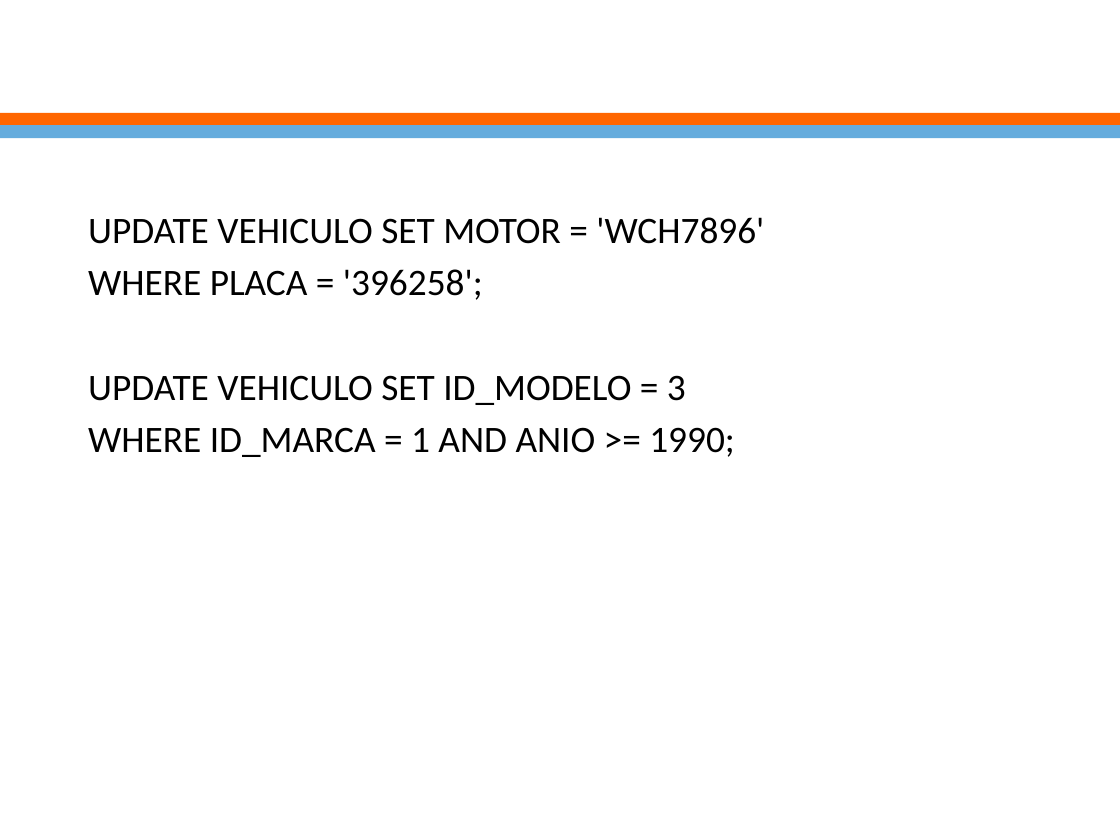
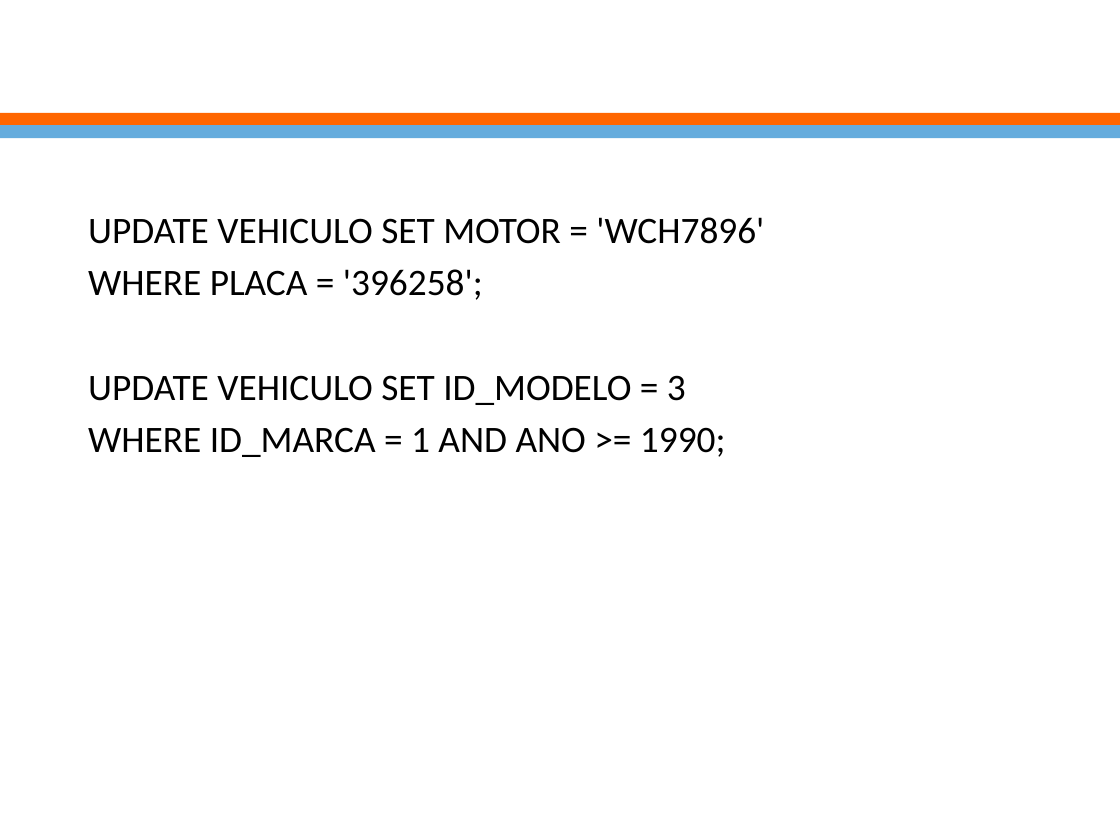
Before and after one commit to ejimenezdelgado/funda_db_martes_1_2017, a slide deck: slide 37 of Semana 8/clase8.pptx. Drawn at 1120x840 pixels with LibreOffice and Linux fonts; fonts in the diff are those of the drawing; background and template pictures are left out. Boxes give left, top, right and bottom in pixels: in the first picture for what was removed or moved away, otherwise in the second. Text is boxed around its words. In the diff, an @@ line names an element or a change of style, - is before the commit and + after.

```diff
--- a/Semana 8/clase8.pptx
+++ b/Semana 8/clase8.pptx
@@ text at (88,427,726,457): text changed @@
-WHERE ID_MARCA = 1 AND ANIO >= 1990;
+WHERE ID_MARCA = 1 AND ANO >= 1990;
```
Also in this commit, not shown: 6 other files.
